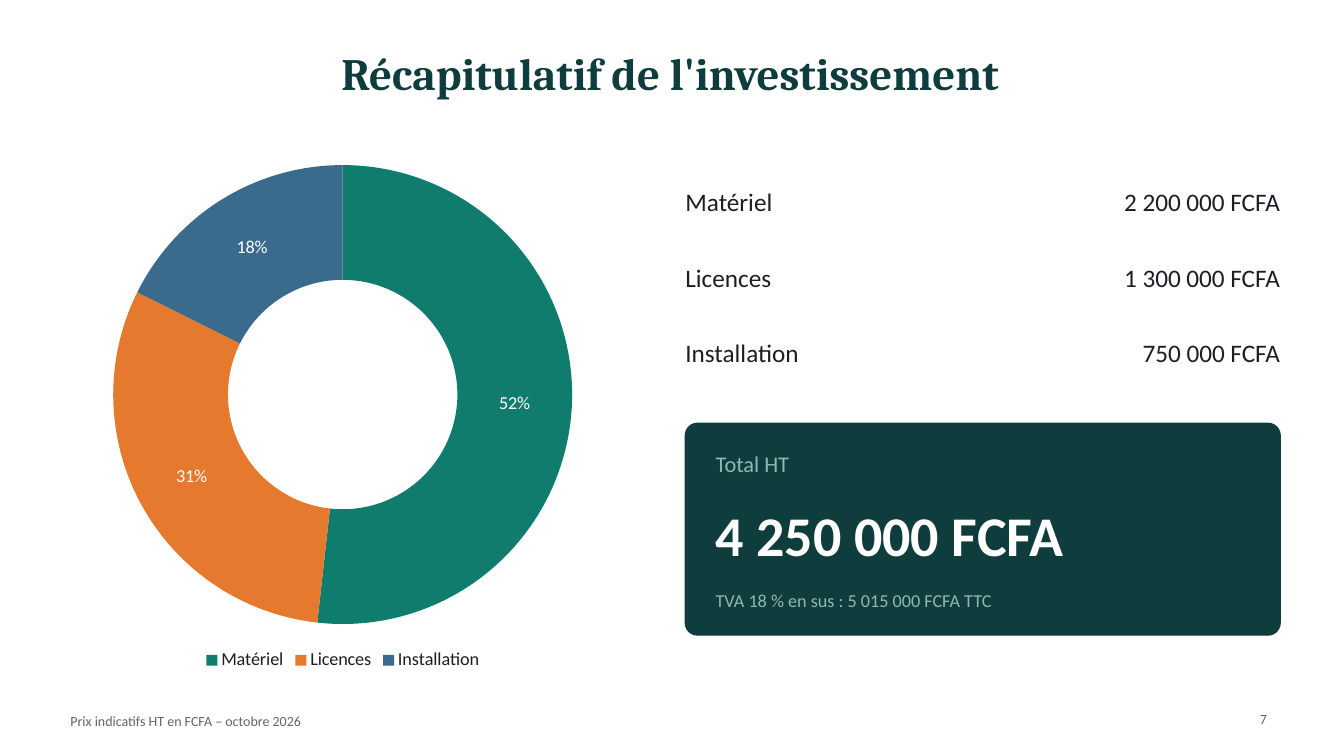
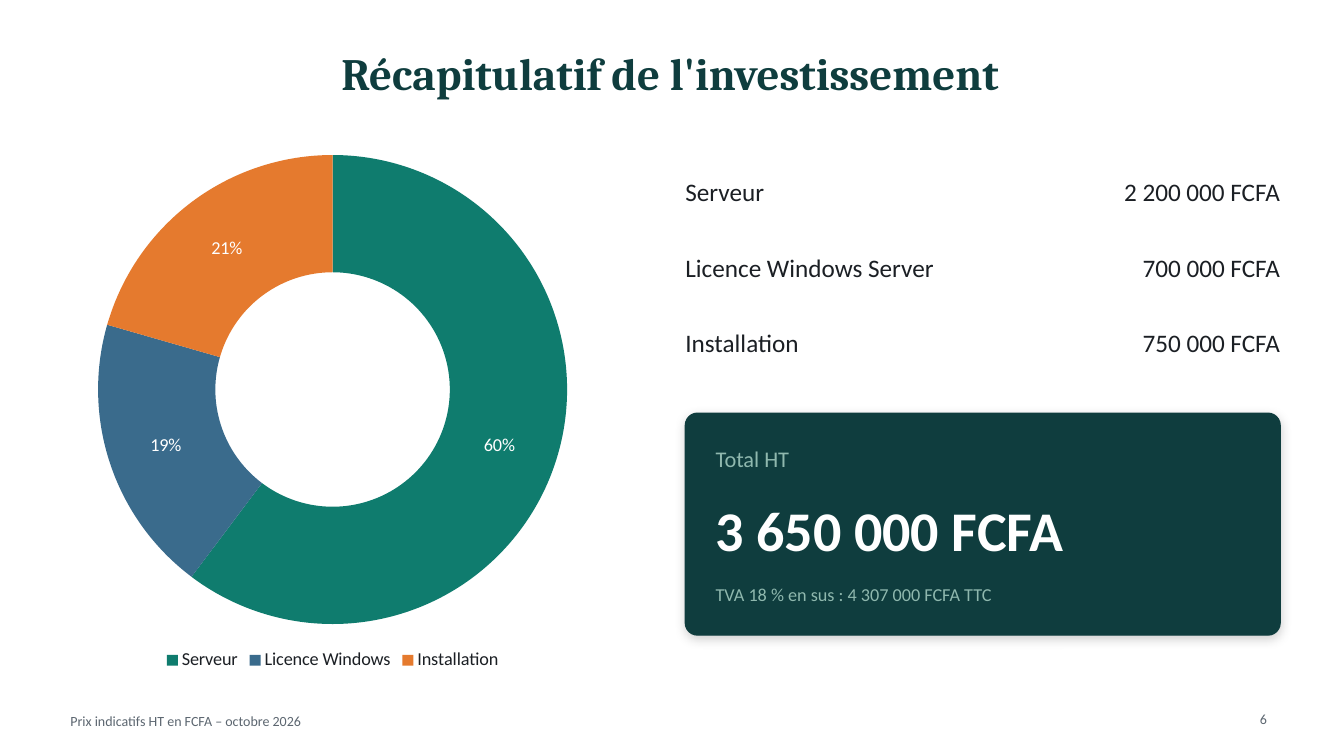
Before and after one commit to meledjearmel/others-documents, a slide deck: slide 6 of proposition-serveur/Proposition_Serveur_Proxmox_WindowsServer.pptx (slide 7 before the commit). Drawn at 1344x756 pixels with LibreOffice and Linux fonts; fonts in the diff are those of the drawing. Boxes give left, top, right and bottom in pixels: in the first picture for what was removed or moved away, otherwise in the second. Text is boxed around its words. In the diff, an @@ line names an element or a change of style, - is before the commit and + after.

```diff
--- a/proposition-serveur/Proposition_Serveur_Proxmox_WindowsServer.pptx
+++ b/proposition-serveur/Proposition_Serveur_Proxmox_WindowsServer.pptx
@@ doughnut chart at [60, 141, 605, 676] @@
-categories: Matériel, Licences, Installation
+categories: Serveur, Licence Windows, Installation
-Series 1: 52, 31, 18
+Series 1: 60, 19, 21
@@ colours of single points changed @@
@@ doughnut chart: place and size @@
-doughnut chart at [60, 151, 625, 676]
+doughnut chart at [60, 141, 605, 676]
@@ text "2 200 000 FCFA": place and size @@
-text "2 200 000 FCFA" at [1124, 194, 1279, 211]
+text "2 200 000 FCFA" at [1124, 184, 1279, 201]
@@ text at [685, 184, 764, 201]: text changed @@
-Matériel
+Serveur
@@ text at [685, 259, 933, 277]: text changed @@
-Licences
+Licence Windows Server
@@ text at [1143, 260, 1280, 277]: text changed @@
-1 300 000 FCFA
+700 000 FCFA
@@ text "Installation": place and size @@
-text "Installation" at [685, 344, 798, 362]
+text "Installation" at [685, 334, 798, 352]
@@ text "750 000 FCFA": place and size @@
-text "750 000 FCFA" at [1143, 345, 1280, 362]
+text "750 000 FCFA" at [1143, 335, 1280, 352]
@@ rounded rectangle: place and size @@
-rounded rectangle at [686, 423, 1280, 635]
+rounded rectangle at [686, 413, 1280, 635]
@@ rounded rectangle at [686, 413, 1280, 635]: shadow on; proportions changed @@
@@ text "Total HT": place and size @@
-text "Total HT" at [716, 456, 789, 472]
+text "Total HT" at [716, 451, 789, 467]
@@ text at [716, 512, 1063, 552]: text changed @@
-4 250 000 FCFA
+3 650 000 FCFA
@@ text at [716, 588, 991, 601]: text changed @@
-TVA 18 % en sus : 5 015 000 FCFA TTC
+TVA 18 % en sus : 4 307 000 FCFA TTC
@@ page number at [1260, 714, 1267, 724]: text changed @@
-7
+6
```
Also in this commit, not shown: 7 other slides changed, 1 slide added, 2 slides removed, 1 other file.
